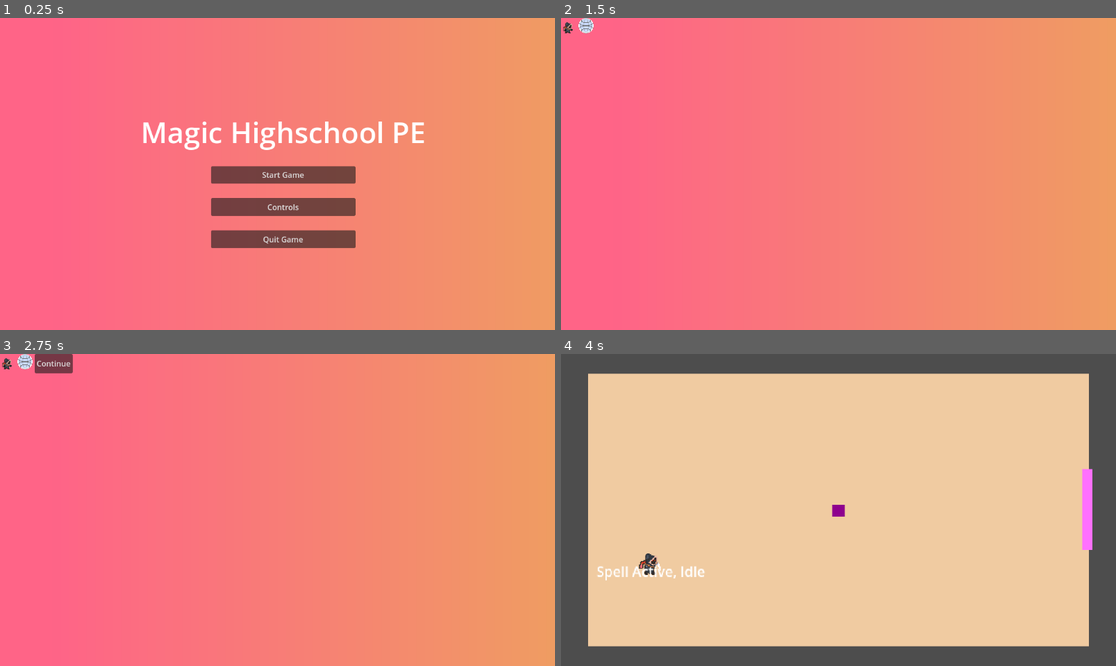
Above: before the commit, frames 1-4 (two rows, left to right).
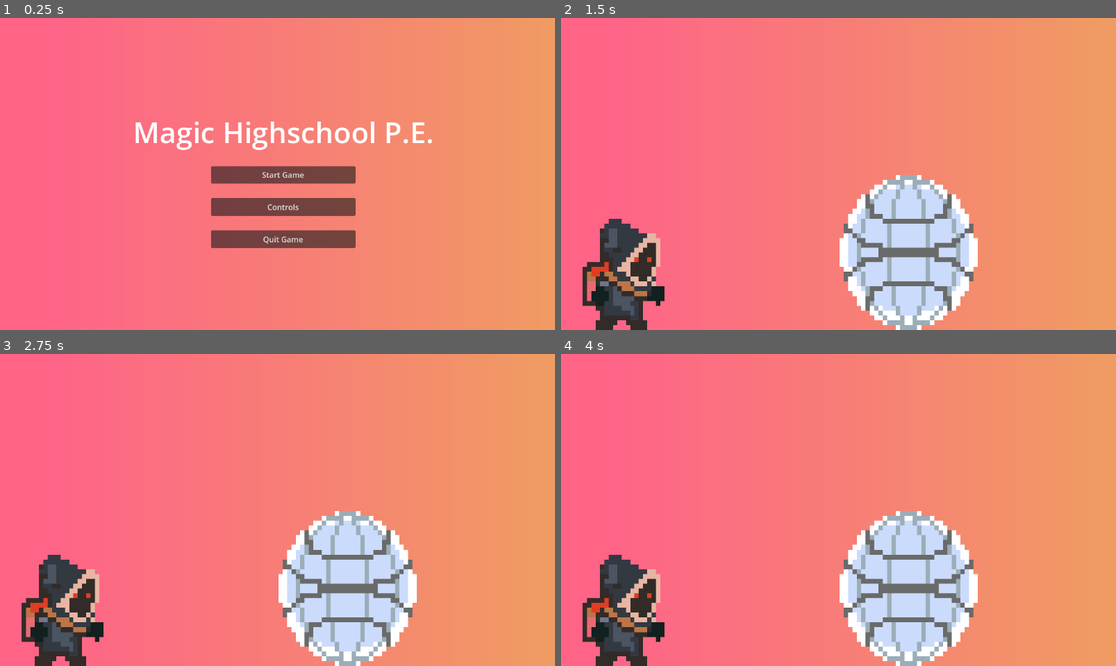
Above: after the commit, the same moments.

Repository: mabanana/MagicPE
Game: Godot game, scene res://Scenes/Menus/Main.tscn
The game is run twice, just before and just after one commit, with the same random seed, the same clock (stepped at 60 frames per second) and the same inputs.
Inputs (mouse positions are in pixels of both pictures, inside the frame that each line leads up to):
- Up to frame 1 (0.25 s): no input
- Up to frame 2 (1.5 s): click "Start Game" at 0.5 s; click (566, 24) at 1.27 s
- Up to frame 3 (2.75 s): tap Enter (ui_accept) at 2, 2.27 s; move the mouse to (399, 494) at 2.02 s; press the mouse at (399, 494) at 2.03 s; hold Right (ui_right) from 2.03 s (still down)
- Up to frame 4 (4 s): release Right (ui_right) at 2.75 s; release the mouse at (960, 494) at 2.75 s; click (616, 363) at 2.75 s, where only the run before the commit has a clickable "Continue"; move the mouse to (727, 525) at 3.52 s; hold Down (ui_down) from 3.53 s (still down); right-click (727, 525) at 3.6 s; tap Enter (ui_accept) at 3.77 s

The runs differ from the first frame. In frame 1, 1.8% of the frame differs, in the area x 24-78%, y 33-43%; in frame 2, 13%; in frame 3, 14%; in frame 4, 100%, in the area x 0-100%, y 0-100%.

Commit message:
Update Instancing and pause menu

Diff:
--- a/Resources/SoccerBall.tres
+++ b/Resources/SoccerBall.tres
@@ -8,4 +8,4 @@
 script = ExtResource("1_ld2uv")
 name = "Soccer Ball"
 scene = ExtResource("1_y3d2s")
-Sprite = ExtResource("1_3klmp")
+sprite = ExtResource("1_3klmp")
--- a/Scenes/Components/backpack_man_animation_tree.tscn
+++ b/Scenes/Components/backpack_man_animation_tree.tscn
@@ -1,6 +1,6 @@
 [gd_scene load_steps=16 format=3 uid="uid://cu1i4mg6turmk"]
 
-[ext_resource type="AnimationLibrary" uid="uid://djswc3utmpsaa" path="res://Animations/BackpackMan.res" id="1_jrakp"]
+[ext_resource type="AnimationLibrary" uid="uid://djswc3utmpsaa" path="res://Animations/BackpackManAnimationLibrary.res" id="1_jrakp"]
 
 [sub_resource type="AnimationNodeAnimation" id="AnimationNodeAnimation_82efg"]
 animation = &"Kick"
--- a/Scenes/Entities/Ball.tscn
+++ b/Scenes/Entities/Ball.tscn
@@ -12,7 +12,7 @@
 [sub_resource type="CircleShape2D" id="CircleShape2D_822gk"]
 radius = 11.0
 
-[node name="Ball" type="RigidBody2D"]
+[node name="Ball" type="RigidBody2D" node_paths=PackedStringArray("sprite")]
 collision_layer = 2
 collision_mask = 6
 mass = 0.1
@@ -23,6 +23,7 @@
 freeze_mode = 1
 linear_damp = 1.0
 script = ExtResource("1_xhe8s")
+sprite = NodePath("Sprite2D")
 
 [node name="CollisionShape2D" type="CollisionShape2D" parent="."]
 shape = SubResource("CircleShape2D_h3tqo")
@@ -30,7 +31,7 @@
 [node name="Sprite2D" type="Sprite2D" parent="."]
 modulate = Color(0.556863, 0.556863, 0.556863, 1)
 position = Vector2(0, -5.96046e-07)
-scale = Vector2(14, 14)
+scale = Vector2(0.5, 0.5)
 texture = SubResource("PlaceholderTexture2D_pa46p")
 
 [node name="Area2D" type="Area2D" parent="."]
--- a/Scenes/GameScenes/DefaultGameScene.gd
+++ b/Scenes/GameScenes/DefaultGameScene.gd
@@ -9,6 +9,11 @@
 func _ready():
 	game_mode = get_parent().game_mode
 	character = get_parent().characters[0]
+
+	for entity in game_mode.game_entities:
+		var new_ent = entity.scene.instantiate()
+		new_ent.texture = entity.sprite
+		add_child(new_ent)
 
 	var player = backpackman.instantiate()
 	player.game_component_scene = game_mode.game_component
@@ -23,6 +28,11 @@
 	add_child(player)
 
 
+
 # Called every frame. 'delta' is the elapsed time since the previous frame.
 func _process(delta):
 	pass
+
+
+func _on_quit_pressed():
+	queue_free()
--- a/Scenes/GameScenes/Test1.tscn
+++ b/Scenes/GameScenes/Test1.tscn
@@ -1,7 +1,6 @@
-[gd_scene load_steps=7 format=3 uid="uid://ib4xlod7bufl"]
+[gd_scene load_steps=6 format=3 uid="uid://ib4xlod7bufl"]
 
 [ext_resource type="Script" path="res://Scenes/GameScenes/DefaultGameScene.gd" id="1_ktq6v"]
-[ext_resource type="PackedScene" uid="uid://lnfoibag74he" path="res://Scenes/Entities/Ball.tscn" id="2_5xotj"]
 [ext_resource type="Script" path="res://Scripts/Objects/TestGoal.gd" id="3_kci6y"]
 [ext_resource type="Theme" uid="uid://eqmbgyl3xufq" path="res://Assets/UI/kenneyUI-yellow.tres" id="8_3ck8v"]
 
@@ -31,9 +30,6 @@
 [node name="Camera2D" type="Camera2D" parent="."]
 zoom = Vector2(1.8, 1.8)
 
-[node name="Ball" parent="." instance=ExtResource("2_5xotj")]
-position = Vector2(0, 1)
-
 [node name="Area2D" type="Area2D" parent="."]
 collision_layer = 16
 collision_mask = 2
@@ -52,7 +48,6 @@
 position = Vector2(-216, -27)
 
 [node name="CanvasLayer" type="CanvasLayer" parent="."]
-visible = false
 
 [node name="Control" type="Control" parent="CanvasLayer"]
 layout_mode = 3
@@ -63,6 +58,7 @@
 theme = ExtResource("8_3ck8v")
 
 [node name="PanelContainer" type="PanelContainer" parent="CanvasLayer/Control"]
+custom_minimum_size = Vector2(500, 0)
 layout_mode = 1
 anchors_preset = 1
 anchor_left = 1.0
@@ -71,21 +67,26 @@
 offset_bottom = 18.0
 grow_horizontal = 0
 
-[node name="HBoxContainer" type="HBoxContainer" parent="CanvasLayer/Control/PanelContainer"]
+[node name="ColorRect" type="ColorRect" parent="CanvasLayer/Control/PanelContainer"]
+layout_mode = 2
+color = Color(1, 0.780392, 0.309804, 1)
+
+[node name="HBoxContainer" type="HBoxContainer" parent="CanvasLayer/Control/PanelContainer/ColorRect"]
 custom_minimum_size = Vector2(0, 25)
 layout_mode = 2
+offset_right = 441.0
+offset_bottom = 25.0
 alignment = 1
 
-[node name="Exit Game" type="Button" parent="CanvasLayer/Control/PanelContainer/HBoxContainer"]
+[node name="CharInfo" type="Button" parent="CanvasLayer/Control/PanelContainer/ColorRect/HBoxContainer"]
 layout_mode = 2
-text = "Exit Game"
-
-[node name="Pause" type="Button" parent="CanvasLayer/Control/PanelContainer/HBoxContainer"]
-layout_mode = 2
-text = "Pause"
-
-[node name="Button3" type="Button" parent="CanvasLayer/Control/PanelContainer/HBoxContainer"]
-layout_mode = 2
+size_flags_horizontal = 3
 text = "Character Information"
 
+[node name="Quit" type="Button" parent="CanvasLayer/Control/PanelContainer/ColorRect/HBoxContainer"]
+layout_mode = 2
+size_flags_stretch_ratio = 1.45
+text = "Quit"
+
 [connection signal="body_entered" from="Area2D" to="Area2D" method="_on_body_entered"]
+[connection signal="pressed" from="CanvasLayer/Control/PanelContainer/ColorRect/HBoxContainer/Quit" to="." method="_on_quit_pressed"]
--- a/Scenes/Instances/GameInstance.tscn
+++ b/Scenes/Instances/GameInstance.tscn
@@ -1,11 +1,11 @@
 [gd_scene load_steps=3 format=3 uid="uid://dgokfj5jrgdx"]
 
-[ext_resource type="Script" path="res://Scripts/Resources/TestGameInstance.gd" id="1_jlq0v"]
+[ext_resource type="Script" path="res://Scripts/Resources/GameInstance.gd" id="1_tqvej"]
 [ext_resource type="PackedScene" uid="uid://ib4xlod7bufl" path="res://Scenes/GameScenes/Test1.tscn" id="2_jlmy3"]
 
 [node name="GameInstance" type="Node"]
 process_mode = 1
-script = ExtResource("1_jlq0v")
+script = ExtResource("1_tqvej")
 game_scene = ExtResource("2_jlmy3")
 
 [connection signal="child_exiting_tree" from="." to="." method="_on_child_exiting_tree"]
--- a/Scenes/Instances/character_select_scene.tscn
+++ b/Scenes/Instances/character_select_scene.tscn
@@ -9,9 +9,9 @@
 script = ExtResource("1_7k6io")
 char_mode_resource = ExtResource("2_yjtyu")
 grid_item_scene = ExtResource("4_j4fjp")
-characters_grid = NodePath("CanvasLayer/TextureRect/HBoxContainer/CharactersGrid")
-game_modes_grid = NodePath("CanvasLayer/TextureRect/HBoxContainer/GameModesGrid")
-continue_button = NodePath("CanvasLayer/TextureRect/HBoxContainer/ContinueButton")
+characters_grid = NodePath("CanvasLayer/TextureRect/VBoxContainer/HBoxContainer/CharactersGrid")
+game_modes_grid = NodePath("CanvasLayer/TextureRect/VBoxContainer/HBoxContainer/GameModesGrid")
+continue_button = NodePath("CanvasLayer/TextureRect/VBoxContainer/HBoxContainer/ContinueButton")
 
 [node name="CanvasLayer" type="CanvasLayer" parent="."]
 
@@ -23,21 +23,36 @@
 grow_vertical = 2
 texture = ExtResource("3_bglu2")
 
-[node name="HBoxContainer" type="HBoxContainer" parent="CanvasLayer/TextureRect"]
-layout_mode = 0
-offset_right = 40.0
-offset_bottom = 40.0
+[node name="VBoxContainer" type="VBoxContainer" parent="CanvasLayer/TextureRect"]
+layout_mode = 1
+anchors_preset = 15
+anchor_right = 1.0
+anchor_bottom = 1.0
+grow_horizontal = 2
+grow_vertical = 2
 
-[node name="CharactersGrid" type="GridContainer" parent="CanvasLayer/TextureRect/HBoxContainer"]
+[node name="Label" type="Label" parent="CanvasLayer/TextureRect/VBoxContainer"]
 layout_mode = 2
+size_flags_vertical = 3
+
+[node name="HBoxContainer" type="HBoxContainer" parent="CanvasLayer/TextureRect/VBoxContainer"]
+layout_mode = 2
+size_flags_vertical = 3
+
+[node name="CharactersGrid" type="GridContainer" parent="CanvasLayer/TextureRect/VBoxContainer/HBoxContainer"]
+layout_mode = 2
+size_flags_horizontal = 3
 columns = 2
 
-[node name="GameModesGrid" type="GridContainer" parent="CanvasLayer/TextureRect/HBoxContainer"]
+[node name="GameModesGrid" type="GridContainer" parent="CanvasLayer/TextureRect/VBoxContainer/HBoxContainer"]
 layout_mode = 2
+size_flags_horizontal = 3
 columns = 2
 
-[node name="ContinueButton" type="Button" parent="CanvasLayer/TextureRect/HBoxContainer"]
+[node name="ContinueButton" type="Button" parent="CanvasLayer/TextureRect/VBoxContainer/HBoxContainer"]
+custom_minimum_size = Vector2(300, 0)
 layout_mode = 2
+size_flags_vertical = 8
 text = "Continue"
 
-[connection signal="pressed" from="CanvasLayer/TextureRect/HBoxContainer/ContinueButton" to="." method="_on_continue_button_pressed"]
+[connection signal="pressed" from="CanvasLayer/TextureRect/VBoxContainer/HBoxContainer/ContinueButton" to="." method="_on_continue_button_pressed"]
--- a/Scenes/Instances/test_game_instance.tscn
+++ b/Scenes/Instances/test_game_instance.tscn
@@ -1,6 +1,6 @@
 [gd_scene load_steps=2 format=3 uid="uid://jmjvjpjgg66"]
 
-[ext_resource type="Script" path="res://Scripts/Resources/TestGameInstance.gd" id="1_7yvtb"]
+[ext_resource type="Script" path="res://Scripts/Resources/GameInstance.gd" id="1_7yvtb"]
 
 [node name="TestGameInstance" type="Node"]
 script = ExtResource("1_7yvtb")
--- a/Scenes/Main.gd
+++ b/Scenes/Main.gd
@@ -3,15 +3,31 @@
 
 @export var game_manager: GameManager
 var is_paused: bool = true
+var game_started: bool = false
+@export var start_button: Button
+@export var menu_label: Label
+
+func hide_start_button(hide = true):
+	if hide:
+		start_button.hide()
+	else:
+		start_button.show()
+
+func game_start(start = true):
+	if start:
+		menu_label.text = "Paused"
+	else:
+		menu_label.text = "Magic Highschool P.E."
+	game_started = start
 
 
 func _ready():
 	get_tree().paused = true
-
+	menu_label.text = "Magic Highschool P.E."
 
 func _unhandled_key_input(event):
 	print("Main: unhandled input detected, tree paused is ", is_paused)
-	if event.is_action_released("ui_cancel") and game_manager.has_node("GameInstance"):
+	if event.is_action_released("ui_cancel") and game_started:
 		toggle_pause()
 
 func toggle_pause(toggle_to = null):
@@ -22,3 +38,10 @@
 		get_tree().paused = not get_tree().paused
 		is_paused = get_tree().paused
 	print("GameManager: Pause is toggled to ", is_paused)
+
+
+func _on_quit_pressed():
+	if game_started:
+		get_node("GameManager").get_child(0).queue_free()
+	else:
+		get_tree().free()
--- a/Scenes/Menus/Main.tscn
+++ b/Scenes/Menus/Main.tscn
@@ -7,10 +7,12 @@
 [ext_resource type="Texture2D" uid="uid://dj33aulbuedfk" path="res://Assets/UI/GradientTexture.tres" id="4_im08t"]
 [ext_resource type="Script" path="res://Scenes/Menus/MainMenu.gd" id="5_f1ivd"]
 
-[node name="Main" type="Node2D" node_paths=PackedStringArray("game_manager")]
+[node name="Main" type="Node2D" node_paths=PackedStringArray("game_manager", "start_button", "menu_label")]
 process_mode = 3
 script = ExtResource("1_smpd1")
 game_manager = NodePath("GameManager")
+start_button = NodePath("CanvasLayer/Panel/PanelContainer/VBoxContainer2/VBoxContainer/Start")
+menu_label = NodePath("CanvasLayer/Panel/PanelContainer/VBoxContainer2/Label")
 
 [node name="GameManager" type="Node" parent="."]
 script = ExtResource("2_jkftq")
@@ -85,4 +87,6 @@
 text = "Quit Game
 "
 
+[connection signal="child_exiting_tree" from="GameManager" to="GameManager" method="_on_child_exiting_tree"]
 [connection signal="pressed" from="CanvasLayer/Panel/PanelContainer/VBoxContainer2/VBoxContainer/Start" to="GameManager" method="_on_start_pressed"]
+[connection signal="pressed" from="CanvasLayer/Panel/PanelContainer/VBoxContainer2/VBoxContainer/Quit" to="." method="_on_quit_pressed"]
--- a/Scenes/UI/SelectionGridButton.tscn
+++ b/Scenes/UI/SelectionGridButton.tscn
@@ -4,7 +4,19 @@
 [ext_resource type="Resource" uid="uid://bddl1wxkt3kxm" path="res://Resources/BackpackMan.tres" id="2_t8q3c"]
 
 [node name="TextureButton" type="TextureButton"]
+anchors_preset = 8
+anchor_left = 0.5
+anchor_top = 0.5
+anchor_right = 0.5
+anchor_bottom = 0.5
+grow_horizontal = 2
+grow_vertical = 2
+size_flags_horizontal = 3
+size_flags_vertical = 3
+stretch_mode = 0
 script = ExtResource("1_kla0n")
 resource = ExtResource("2_t8q3c")
 
+[connection signal="mouse_entered" from="." to="." method="_on_mouse_entered"]
+[connection signal="mouse_exited" from="." to="." method="_on_mouse_exited"]
 [connection signal="pressed" from="." to="." method="_on_pressed"]
--- a/Scripts/Defaults/Ball.gd
+++ b/Scripts/Defaults/Ball.gd
@@ -4,11 +4,13 @@
 var possesser: Marker2D
 const turn_speed: int = 350
 const spin_multiplier: int = 150
+var texture
+@export var sprite: Sprite2D
 
 # Called when the node enters the scene tree for the first time.
 func _ready():
 	possessed = false
-
+	sprite.texture = texture
 
 # Called every frame. 'delta' is the elapsed time since the previous frame.
 func _process(delta):
--- a/Scripts/Defaults/CharacterSelectScene.gd
+++ b/Scripts/Defaults/CharacterSelectScene.gd
@@ -35,6 +35,7 @@
 			print("CharacterSelect: ", resource.name, " added to character selection")
 	print("CharacterSelect: selected mode,chars = ", selected_mode, selected_chars)
 # Called every frame. 'delta' is the elapsed time since the previous frame.
+
 func _process(delta):
 	if selected_mode and len(selected_chars) > 0:
 		continue_button.show()
--- a/Scripts/Defaults/GameManager.gd
+++ b/Scripts/Defaults/GameManager.gd
@@ -4,11 +4,13 @@
 @export var game_instance_scene: PackedScene
 @export var character_select_scene: PackedScene
 
+
 func create_game_instance(characters:Array[CharacterResource], game_mode:GameMode):
 	var game_instance = game_instance_scene.instantiate()
 	game_instance.game_mode = game_mode
 	game_instance.characters = characters
 	add_child(game_instance)
+
 
 func create_character_select_instance():
 	var new_scene = character_select_scene.instantiate()
@@ -19,3 +21,12 @@
 	print("GameManager: Start Button Pressed")
 	create_character_select_instance()
 	get_parent().toggle_pause(false)
+	get_parent().game_start()
+	get_parent().hide_start_button()
+
+
+func _on_child_exiting_tree(node):
+	if node is GameInstance:
+		get_parent().hide_start_button(false)
+		get_parent().toggle_pause(true)
+		get_parent().game_start(false)
--- a/Scripts/Resources/GameEntity.gd
+++ b/Scripts/Resources/GameEntity.gd
@@ -3,4 +3,4 @@
 
 @export var name: String
 @export var scene: PackedScene
-@export var Sprite: Texture
+@export var sprite: Texture
--- a/Scripts/Resources/TestGameInstance.gd
+++ b/Scripts/Resources/GameInstance.gd
@@ -12,5 +12,5 @@
 
 
 func _on_child_exiting_tree(node):
-	if get_child_count() == 0:
+	if node is GameScene:
 		queue_free()
--- a/Scripts/UI/SelectionGridItem.gd
+++ b/Scripts/UI/SelectionGridItem.gd
@@ -20,8 +20,15 @@
 
 func get_scene(node = self, scene_type = "CharacterSelectScene"):
 	var parent = node.get_parent()
-	print(parent.name)
 	if parent.name == scene_type:
 		return parent
 	else:
 		return get_scene(parent, scene_type)
+
+
+func _on_mouse_entered():
+	self_modulate = Color(1,1,0.8,0.7)
+
+
+func _on_mouse_exited():
+	self_modulate = Color(1,1,1,1)
Renamed: Animations/BackpackMan.res -> Animations/BackpackManAnimationLibrary.res
